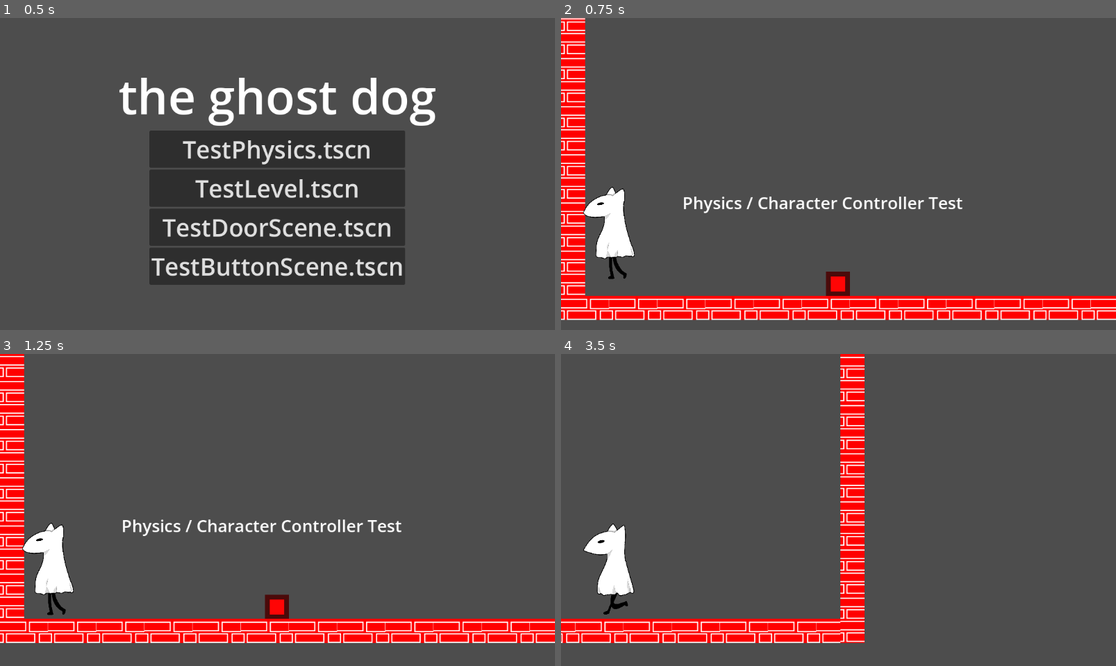
Above: before the commit, frames 1-4 (two rows, left to right).
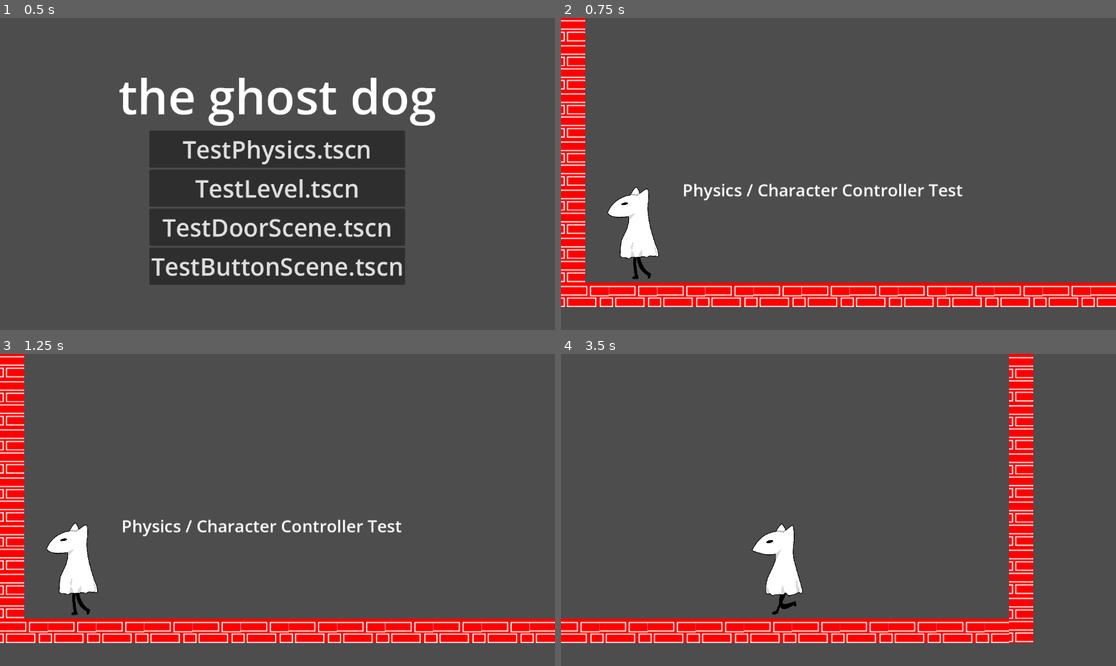
Above: after the commit, the same moments.

Repository: rcivan/ghost-dog
Game: Godot game, scene res://MainTitle.tscn
Same seed, same stepped clock (60 frames per second), same inputs: the game is played once before the commit and once after it.
Inputs:
- Up to frame 1 (0.5 s): no input
- Up to frame 2 (0.75 s): click "TestPhysics.tscn" at 0.5 s
- Up to frame 3 (1.25 s): no input
- Up to frame 4 (3.5 s): tap Enter at 1.25 s; hold Q (slide) 1.28-2.03 s; hold Right (right) 1.28-2.78 s; tap Space (jump) at 1.52, 2.27 s; tap Q (slide) at 2.1 s; hold Left (left) from 2.78 s (still down); hold Q (slide) from 2.78 s (still down)

Frame 1 is identical in both runs. In frame 2, 16% of the frame differs, in the area x 0-100%, y 0-97%; in frame 3, 5.5%; in frame 4, 14%.

Commit message:
moved camera to player scene

Diff:
--- a/game/elements/player/Player.tscn
+++ b/game/elements/player/Player.tscn
@@ -96,6 +96,9 @@
 [node name="Player" type="CharacterBody2D"]
 z_index = 2
 z_as_relative = false
+slide_on_ceiling = false
+floor_max_angle = 1.0472
+safe_margin = 0.5
 script = ExtResource("1_mrrjk")
 
 [node name="AnimatedSprite2D" type="AnimatedSprite2D" parent="."]
@@ -109,3 +112,10 @@
 [node name="CollisionShape2D" type="CollisionShape2D" parent="."]
 position = Vector2(50, 100)
 shape = SubResource("RectangleShape2D_h6oyc")
+
+[node name="Camera2D2" type="Camera2D" parent="."]
+position = Vector2(-400, -350)
+offset = Vector2(2.08165e-12, 2.08165e-12)
+anchor_mode = 0
+limit_left = 0
+limit_top = 0
--- a/game/elements/stage/Map.gd
+++ /dev/null
@@ -1,11 +0,0 @@
-extends TileMap
-
-
-# Called when the node enters the scene tree for the first time.
-func _ready():
-	pass # Replace with function body.
-
-
-# Called every frame. 'delta' is the elapsed time since the previous frame.
-func _process(delta):
-	pass
--- a/game/test/stages/TestButtonScene.tscn
+++ b/game/test/stages/TestButtonScene.tscn
@@ -9,12 +9,6 @@
 [node name="Player" parent="." instance=ExtResource("3_q5gj0")]
 position = Vector2(345, 267)
 
-[node name="Camera2D" type="Camera2D" parent="Player"]
-position = Vector2(2.08165e-12, -150)
-offset = Vector2(50, 2.08165e-12)
-limit_left = 0
-limit_top = 0
-
 [node name="TileMap" type="TileMap" parent="."]
 tile_set = ExtResource("2_pmrgn")
 format = 2
--- a/game/test/stages/TestDoorScene.tscn
+++ b/game/test/stages/TestDoorScene.tscn
@@ -12,13 +12,6 @@
 
 [node name="Player" parent="." instance=ExtResource("1_i3ht5")]
 position = Vector2(250, 480)
-safe_margin = 0.5
-
-[node name="Camera2D" type="Camera2D" parent="Player"]
-position = Vector2(2.08165e-12, -150)
-offset = Vector2(50, 2.08165e-12)
-limit_left = 0
-limit_top = 0
 
 [node name="Map" type="TileMap" parent="."]
 tile_set = ExtResource("2_33s2a")
--- a/game/test/stages/TestLevel.tscn
+++ b/game/test/stages/TestLevel.tscn
@@ -1,3 +1,14 @@
-[gd_scene format=3 uid="uid://di7b5p2qjeych"]
+[gd_scene load_steps=3 format=3 uid="uid://di7b5p2qjeych"]
+
+[ext_resource type="TileSet" uid="uid://cokllca8dc6h3" path="res://assets/prelim/tiles/prelim_tiles.tres" id="1_xfal2"]
+[ext_resource type="PackedScene" uid="uid://biejvu5ndljmx" path="res://elements/player/Player.tscn" id="2_y05u4"]
 
 [node name="testLevel" type="Node2D"]
+
+[node name="Map" type="TileMap" parent="."]
+tile_set = ExtResource("1_xfal2")
+format = 2
+layer_0/tile_data = PackedInt32Array(786432, 1, 0, 786433, 1, 0, 786434, 65537, 0, 786435, 1, 0, 786436, 65537, 0, 786437, 1, 0, 786438, 65537, 0, 786439, 1, 0, 786440, 65537, 0, 786441, 1, 0, 786442, 65537, 0, 786443, 1, 0, 786444, 65537, 0, 786445, 1, 0, 786446, 65537, 0, 786447, 1, 0, 786448, 65537, 0, 786449, 1, 0, 786450, 65537, 0, 786451, 1, 0, 786452, 65537, 0, 786453, 1, 0, 786454, 65537, 0, 786455, 1, 0, 786456, 65537, 0, 786457, 1, 0, 786458, 65537, 0, 786459, 1, 0, 786460, 65537, 0, 786461, 1, 0, 29, 1, 0, 65565, 1, 1, 131101, 1, 0, 196637, 1, 1, 262173, 1, 0, 327709, 1, 1, 393245, 1, 0, 458781, 1, 1, 524317, 1, 0, 589853, 1, 1, 655389, 1, 0, 720925, 1, 1, 0, 1, 0, 65536, 1, 1, 131072, 1, 0, 196608, 1, 1, 262144, 1, 0, 327680, 1, 1, 393216, 1, 0, 458752, 1, 1, 524288, 1, 0, 589824, 1, 1, 655360, 1, 0, 720896, 1, 1)
+
+[node name="Player" parent="." instance=ExtResource("2_y05u4")]
+position = Vector2(100, 0)
--- a/game/test/stages/TestPhysics.tscn
+++ b/game/test/stages/TestPhysics.tscn
@@ -21,20 +21,13 @@
 vertical_alignment = 1
 
 [node name="Player" parent="." instance=ExtResource("1_le1tx")]
-position = Vector2(50, 350)
-
-[node name="Camera2D" type="Camera2D" parent="Player"]
-position = Vector2(-50, -350)
-offset = Vector2(2.08165e-12, 2.08165e-12)
-anchor_mode = 0
-limit_left = 0
-limit_top = 0
+position = Vector2(100, 400)
 
 [node name="Map" type="TileMap" parent="."]
 tile_set = ExtResource("2_hv3n7")
 format = 2
 layer_0/z_index = -1
-layer_0/tile_data = PackedInt32Array(0, 1, 0, 65536, 1, 1, 131072, 1, 0, 196608, 1, 1, 262144, 1, 0, 327680, 1, 1, 393216, 1, 0, 458752, 1, 1, 524288, 1, 0, 589824, 1, 1, 655360, 1, 0, 720896, 1, 1, 786432, 1, 0, 786433, 65537, 0, 786434, 1, 0, 786435, 65537, 0, 786436, 1, 0, 786437, 65537, 0, 786438, 1, 0, 786439, 65537, 0, 786440, 1, 0, 786441, 65537, 0, 786442, 1, 0, 786443, 65537, 0, 786444, 1, 0, 786445, 65537, 0, 786446, 1, 0, 786447, 65537, 0, 786448, 1, 0, 786449, 65537, 0, 786450, 1, 0, 786451, 65537, 0, 786452, 1, 0, 786453, 65537, 0, 786454, 1, 0, 786455, 65537, 0, 786456, 1, 0, 786457, 65537, 0, 786458, 1, 0, 786459, 65537, 0, 786460, 1, 0, 786461, 65537, 0, 786462, 1, 0, 786463, 65537, 0, 786464, 1, 0, 786465, 65537, 0, 786466, 1, 0, 786467, 65537, 0, 786468, 1, 0, 786469, 1, 1, 37, 1, 1, 65573, 1, 0, 131109, 1, 1, 196645, 1, 0, 262181, 1, 1, 327717, 1, 0, 393253, 1, 1, 458789, 1, 0, 524325, 1, 1, 589861, 1, 0, 655397, 1, 1, 720933, 1, 0)
+layer_0/tile_data = PackedInt32Array(786432, 1, 0, 786433, 65537, 0, 786434, 1, 0, 786435, 65537, 0, 786436, 1, 0, 786437, 65537, 0, 786438, 1, 0, 786439, 65537, 0, 786440, 1, 0, 786441, 65537, 0, 786442, 1, 0, 786443, 65537, 0, 786444, 1, 0, 786445, 65537, 0, 786446, 1, 0, 786447, 65537, 0, 786448, 1, 0, 786449, 65537, 0, 786450, 1, 0, 786451, 65537, 0, 786452, 1, 0, 786453, 65537, 0, 786454, 1, 0, 786455, 65537, 0, 786456, 1, 0, 786457, 65537, 0, 786458, 1, 0, 786459, 65537, 0, 786460, 1, 0, 786461, 65537, 0, 786462, 1, 0, 786463, 65537, 0, 786464, 1, 0, 786465, 65537, 0, 786466, 1, 0, 786467, 65537, 0, 786468, 1, 0, 786469, 1, 1, 37, 1, 1, 65573, 1, 0, 131109, 1, 1, 196645, 1, 0, 262181, 1, 1, 327717, 1, 0, 393253, 1, 1, 458789, 1, 0, 524325, 1, 1, 589861, 1, 0, 655397, 1, 1, 720933, 1, 0, 0, 1, 0, 65536, 1, 1, 131072, 1, 0, 196608, 1, 1, 262144, 1, 0, 327680, 1, 1, 393216, 1, 0, 458752, 1, 1, 524288, 1, 0, 589824, 1, 1, 655360, 1, 0, 720896, 1, 1)
 layer_1/name = "doors"
 layer_1/enabled = true
 layer_1/modulate = Color(1, 1, 1, 1)
@@ -44,4 +37,7 @@
 layer_1/tile_data = PackedInt32Array()
 
 [node name="RigidBody2D" parent="." instance=ExtResource("3_qn4pw")]
-position = Vector2(550, 550)
+position = Vector2(80, -4000)
+
+[node name="RigidBody2D2" parent="." instance=ExtResource("3_qn4pw")]
+position = Vector2(170, -4000)
